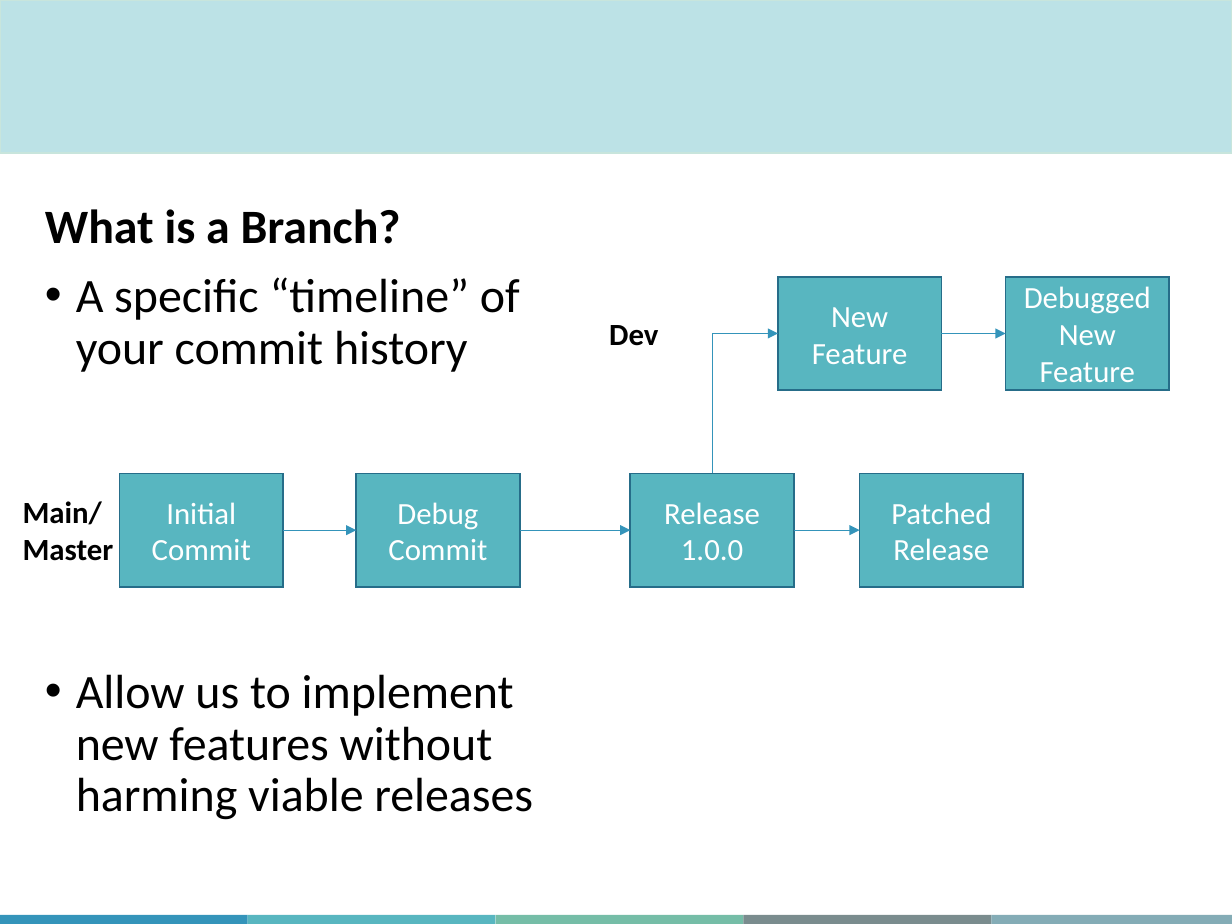
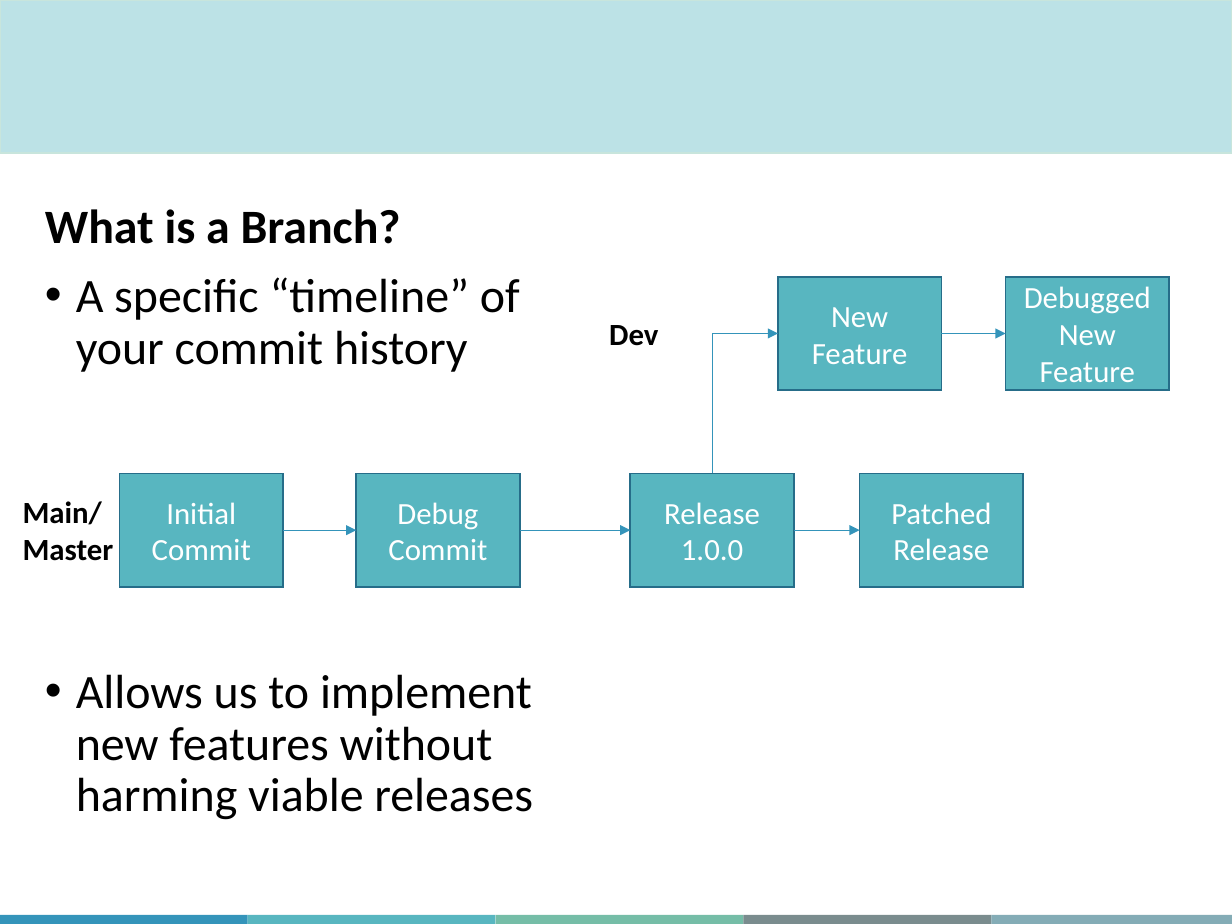
Before and after one commit to aosakwe/MiCM_IntroToGitHub, a slide deck: slide 24 of Slides/MiCM_GitHub_Workshop.pptx. Drawn at 1232x924 pixels with LibreOffice and Linux fonts; fonts in the diff are those of the drawing; background and template pictures are left out. Boxes give left, top, right and bottom in pixels: in the first picture for what was removed or moved away, otherwise in the second. Text is boxed around its words. In the diff, an @@ line names an element or a change of style, - is before the commit and + after.

Commit message:
Final Draft of Slides

```diff
--- a/Slides/MiCM_GitHub_Workshop.pptx
+++ b/Slides/MiCM_GitHub_Workshop.pptx
@@ text at (76,674,533,820): text changed @@
-• Allow us to implement new features without harming viable releases
+• Allows us to implement new features without harming viable releases
```
Also in this commit, not shown: 9 other slides changed, 2 slides added, 1 slide removed.
